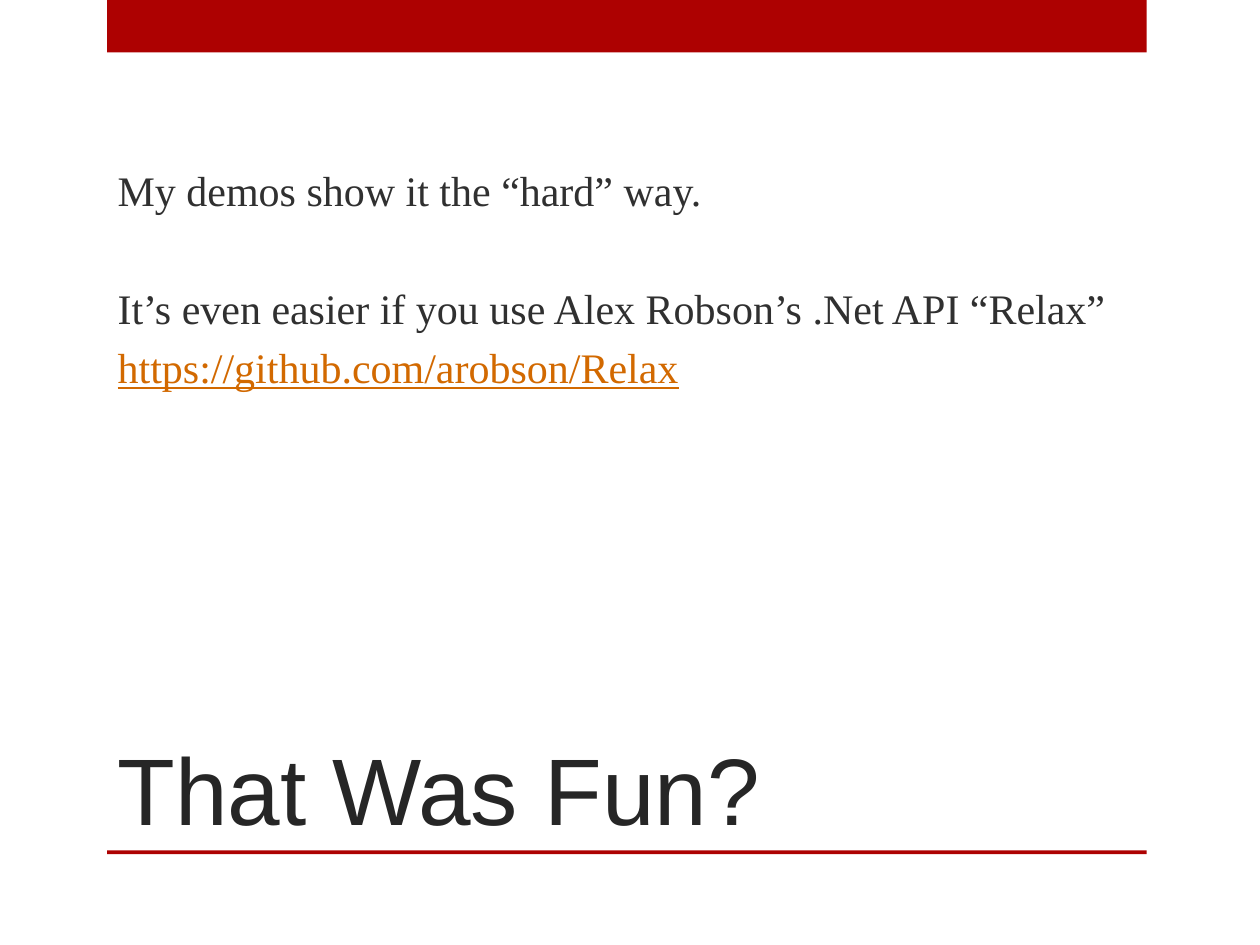
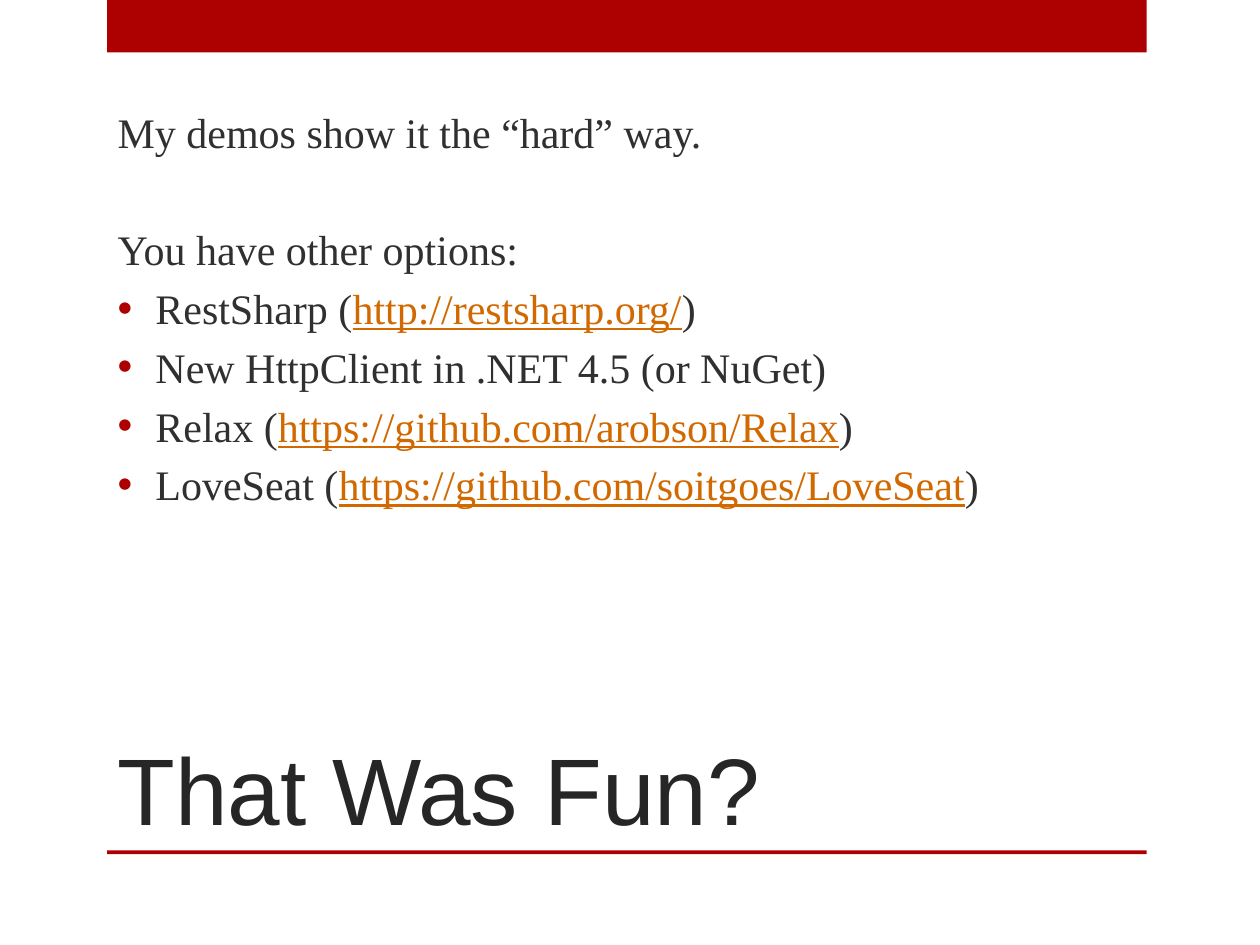
Before and after one commit to digitalBush/couch-samples, a slide deck: slide 22 of couchdb-talk-codestock.pptx (slide 30 before the commit). Drawn at 1260x945 pixels with LibreOffice and Linux fonts; fonts in the diff are those of the drawing. Boxes give left, top, right and bottom in pixels: in the first picture for what was removed or moved away, otherwise in the second. Text is boxed around its words. In the diff, an @@ line names an element or a change of style, - is before the commit and + after.

Commit message:
Updating slides.

```diff
--- a/couchdb-talk-codestock.pptx
+++ b/couchdb-talk-codestock.pptx
@@ text at bbox=[118, 236, 979, 509]: text changed; text colour #303030 to #D26900 @@
-It’s even easier if you use Alex Robson’s .Net API “Relax”
-https://github.com/arobson/Relax
+You have other options:
+• RestSharp (http://restsharp.org/)
+• New HttpClient in .NET 4.5 (or NuGet)
+• Relax (https://github.com/arobson/Relax)
+• LoveSeat (https://github.com/soitgoes/LoveSeat)
```
Also in this commit, not shown: 9 other slides changed, 1 slide added, 1 slide removed.
